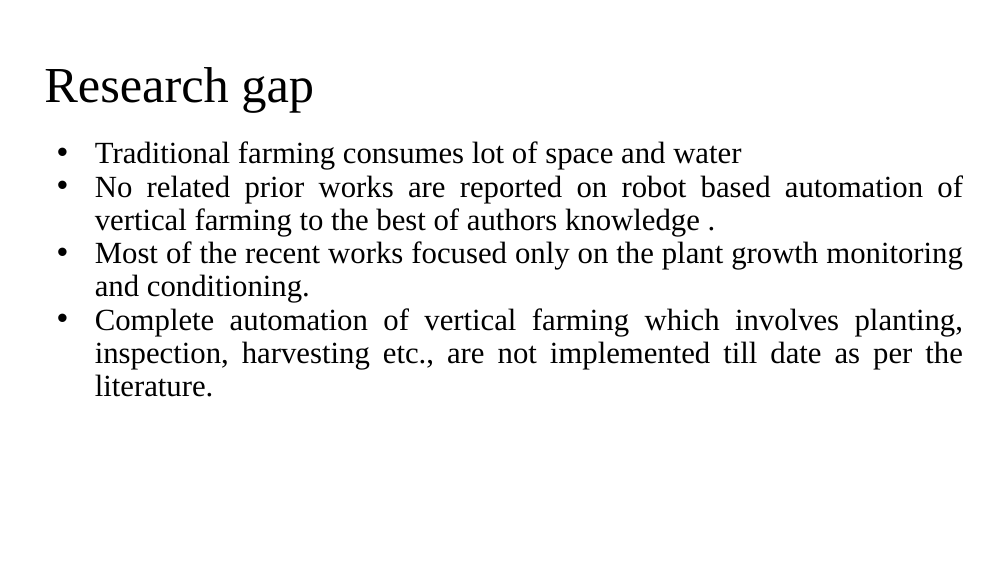
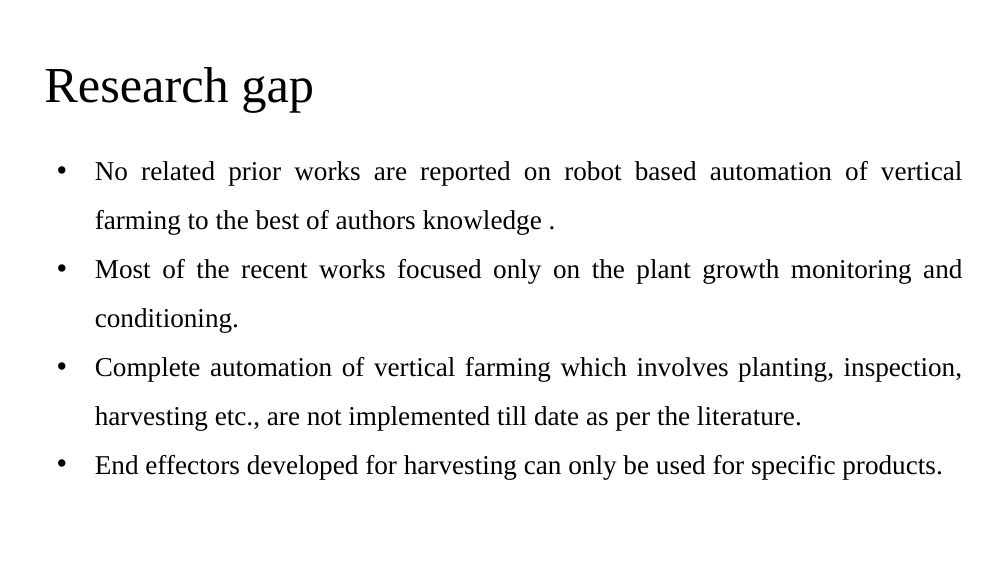
Before and after one commit to Rohith18p/Major-Project, a slide deck: slide 4 of AGNI Fellowship/IPTEF.pptx. Drawn at 1008x567 pixels with LibreOffice and Linux fonts; fonts in the diff are those of the drawing. Boxes give left, top, right and bottom in pixels: in the first picture for what was removed or moved away, otherwise in the second. Text is boxed around its words. In the diff, an @@ line names an element or a change of style, - is before the commit and + after.

```diff
--- a/AGNI Fellowship/IPTEF.pptx
+++ b/AGNI Fellowship/IPTEF.pptx
@@ text at [95, 141, 741, 169]: paragraph removed @@
-• Traditional farming consumes lot of space and water
@@ text at [95, 161, 963, 430]: size 29.3 to 25.9 pt in "No related prior works are reported on ...", "Most of the recent works focused only ...", "Complete automation of vertical farming which involves ..."; line spacing 0.9 to 1.5 @@
@@ text at [95, 455, 942, 479]: paragraph added @@
+• End effectors developed for harvesting can only be used for specific products.
```
Also in this commit, not shown: 5 other slides changed, 14 slides added, 54 other files.
